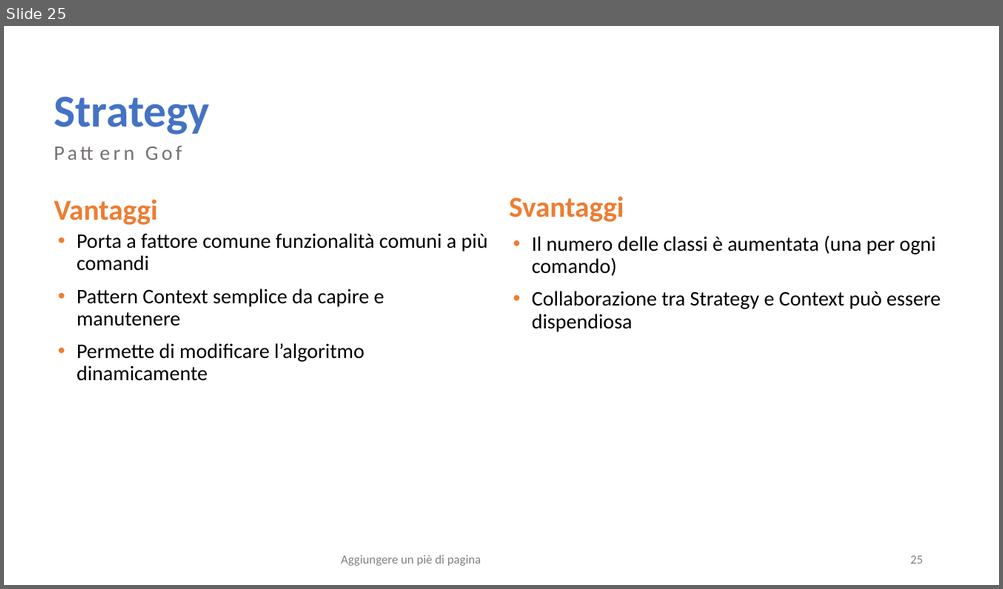
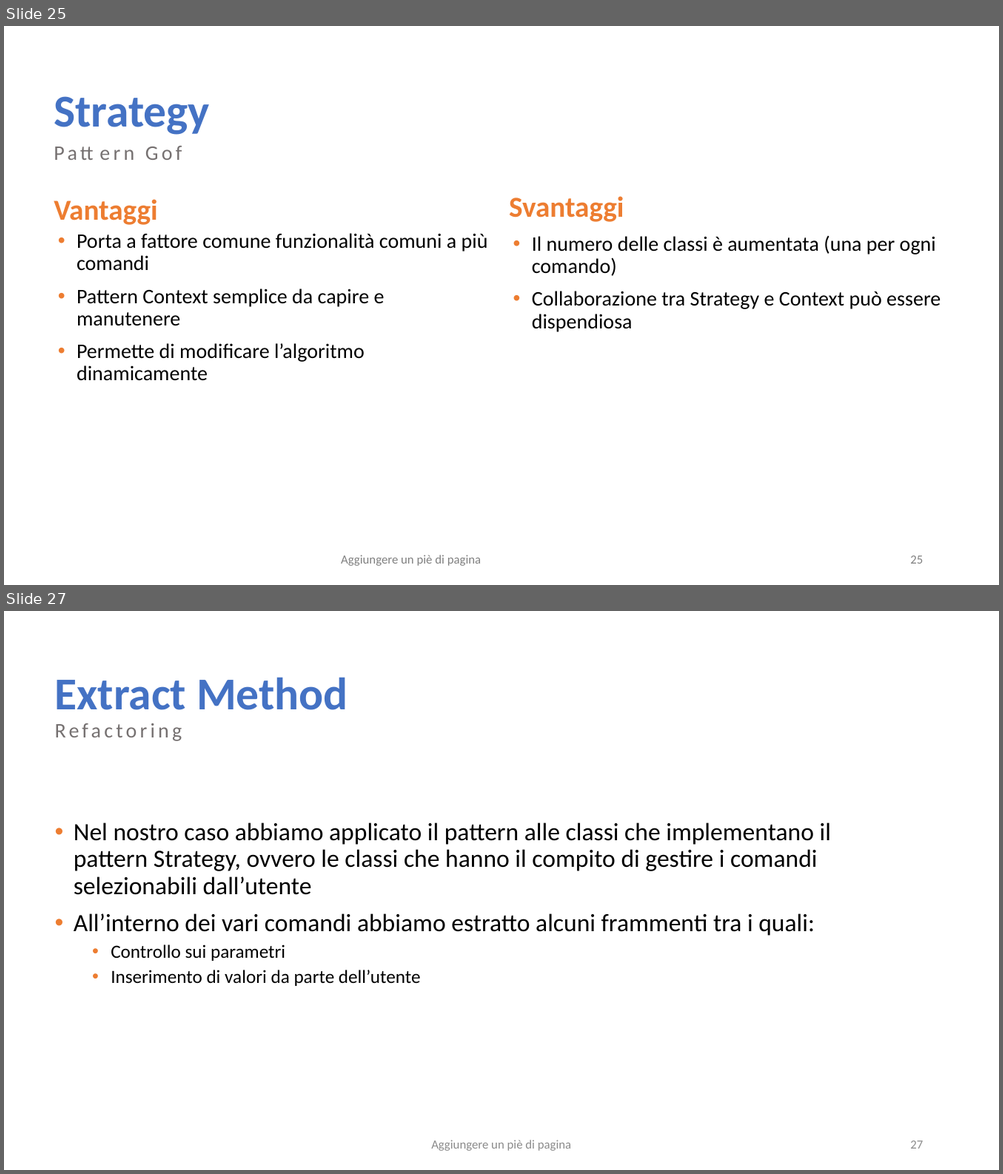
Before and after one commit to salvalai-matteo/EventBookDocumentation, a slide deck: Progetto Ingegneria SW.pptx. Shown one above the other, each under a label of ours: slide 25 before the commit, slides 25 and 27 after it; the slides between them are not shown. The pictures are 1003x589 and 1003x1174 pixels, drawn with LibreOffice and Linux fonts; fonts in the diff are those of the drawing. Boxes give left, top, right and bottom in pixels: in the first picture for what was removed or moved away, otherwise in the second. Text is boxed around its words. In the diff, an @@ line names an element or a change of style, - is before the commit and + after.

```diff
--- a/Progetto Ingegneria SW.pptx
+++ b/Progetto Ingegneria SW.pptx
@@ slide 27 added at [4,611,999,1170], background #FFFFFF @@
@@ title added at [55,677,348,710], 44 pt, text #4472C4, bold @@
+Extract Method
@@ text added at [55,723,182,741], 20 pt, text #767171 @@
+Refactoring
@@ text added at [74,823,831,986], 24 pt, text #000000 @@
+• Nel nostro caso abbiamo applicato il pattern alle classi che implementano il pattern Strategy, ovvero le classi che hanno il compito di gestire i comandi selezionabili dall’utente
+• All’interno dei vari comandi abbiamo estratto alcuni frammenti tra i quali:
+  • Controllo sui parametri
+  • Inserimento di valori da parte dell’utente
@@ text added at [431,1140,571,1151], 12 pt, text #8C8C8C @@
+Aggiungere un piè di pagina
@@ page number added at [910,1141,922,1149], 12 pt, text #8C8C8C @@
+27
```
Also in this commit, not shown: 15 slides changed, 5 other slides added.
